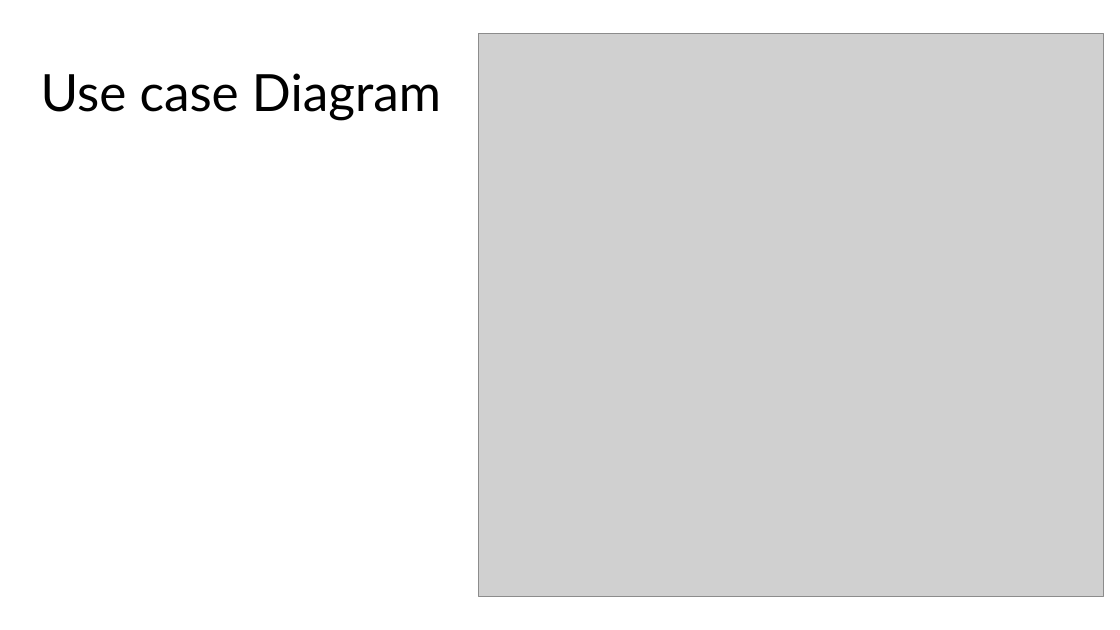
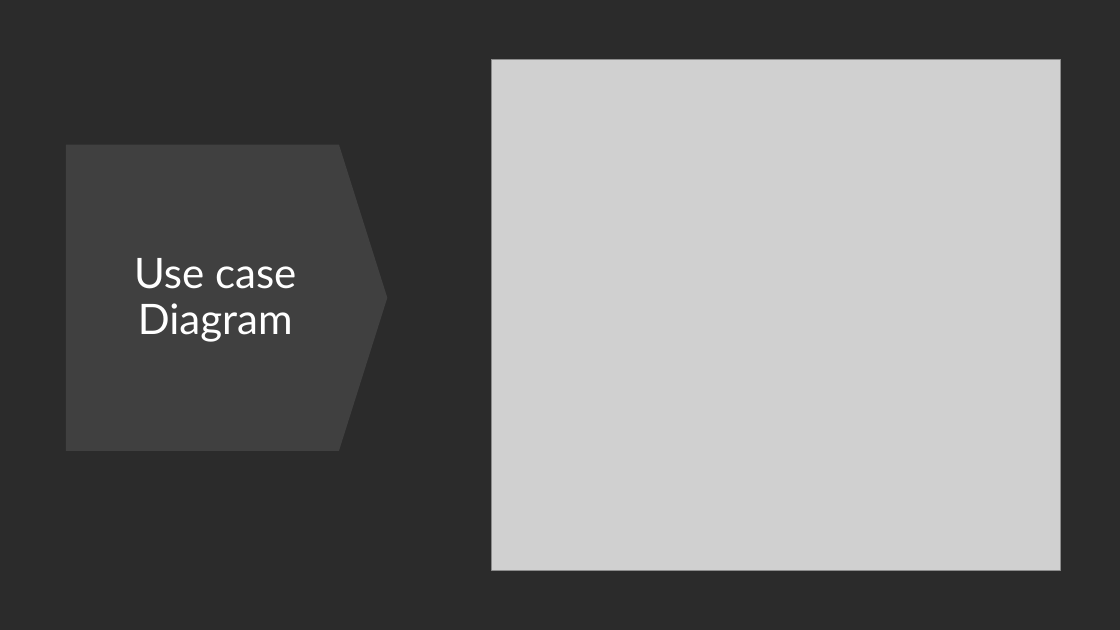
Before and after one commit to Florian-LeVasseur/UML, a slide deck: slide 2 of presentation.pptx (slide 3 before the commit). Drawn at 1120x630 pixels with LibreOffice and Linux fonts; fonts in the diff are those of the drawing; grey boxes stand for pictures; background and template pictures are left out; a plain dark background stands for a picture behind light text. Boxes give left, top, right and bottom in pixels: in the first picture for what was removed or moved away, otherwise in the second. Text is boxed around its words. In the diff, an @@ line names an element or a change of style, - is before the commit and + after.

```diff
--- a/presentation.pptx
+++ b/presentation.pptx
@@ background #FFFFFF to picture (left out) @@
@@ picture: place and size @@
-picture at [478,34,1103,597]
+picture at [492,59,1061,571]
@@ down arrow added at [66,145,388,451], fill #404040 @@
@@ title "Use case Diagram": place and size @@
-title "Use case Diagram" at [41,73,441,120]
+title "Use case Diagram" at [134,258,296,342]
@@ title "Use case Diagram" at [134,258,296,342]: size 44 to 36 pt, text colour #000000 to #FFFFFF; alignment left to centre @@
```
Also in this commit, not shown: 1 other slide changed, 3 slides added, 4 slides removed.
